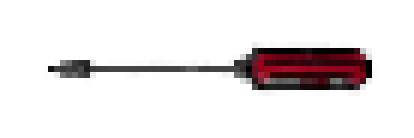
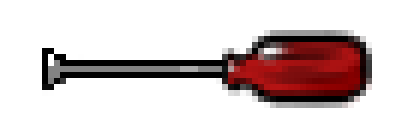
Layers edited between the first and the second 414×138 image:
painted on "图层 1" over [42, 30, 378, 108]
